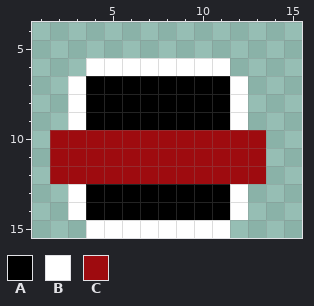
Pixel-art sprite, stored at sprites/spr_player/layers/76e86bb0-ec25-4284-ae63-cc68a7ecbc3c/25b60707-45f7-4dc1-9e56-eaee3b0c3bcf.png. This is how it looked before the edit.
The file is 16x16 pixels. Shown: x 1..15, y 4..15.
Palette (. is transparent): A #000000  B #ffffff  C #9e0b0f
Pixels before, first column x 2:
 6 ..BBBBBBBB..
 7 .BAAAAAAAAB.
 8 .BAAAAAAAAB.
 9 .BAAAAAAAAB.
10 CCCCCCCCCCCC
11 CCCCCCCCCCCC
12 CCCCCCCCCCCC
13 .BAAAAAAAAB.
14 .BAAAAAAAAB.
15 ..BBBBBBBB..
After:
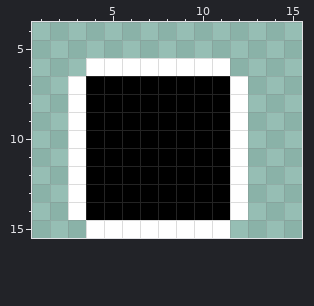
What changed:
Colour C gives way to colour A in rows 10 to 12 at x 4 to 11.
Colour C gives way to colour B in rows 10 to 12 at x 3 and 12.
Colour C is gone in rows 10 to 12 at x 2 and 13.
Changed places in both pictures, as pixel boxes (x1, y1, x2, y2):
changed: (50, 130, 266, 184)
